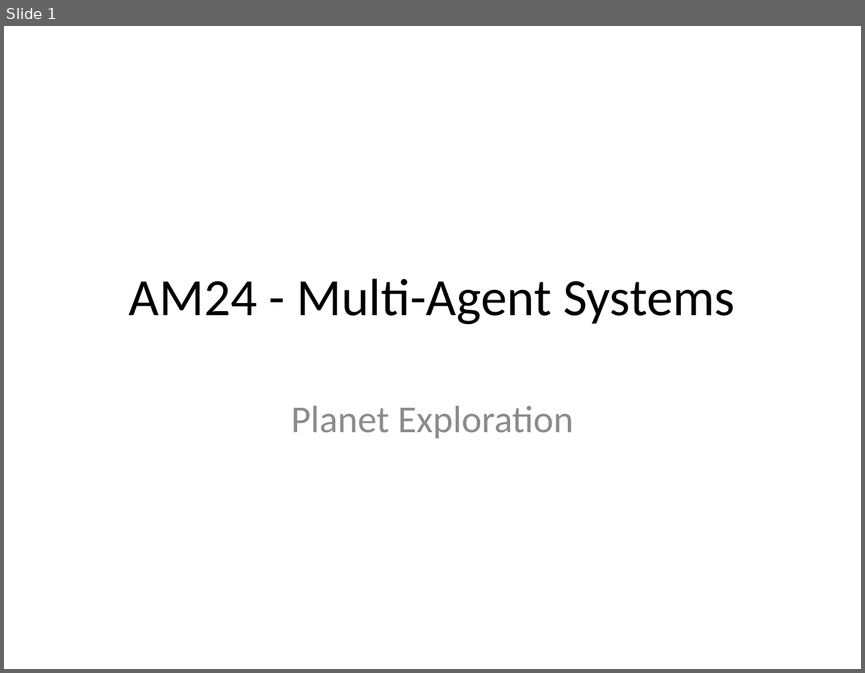
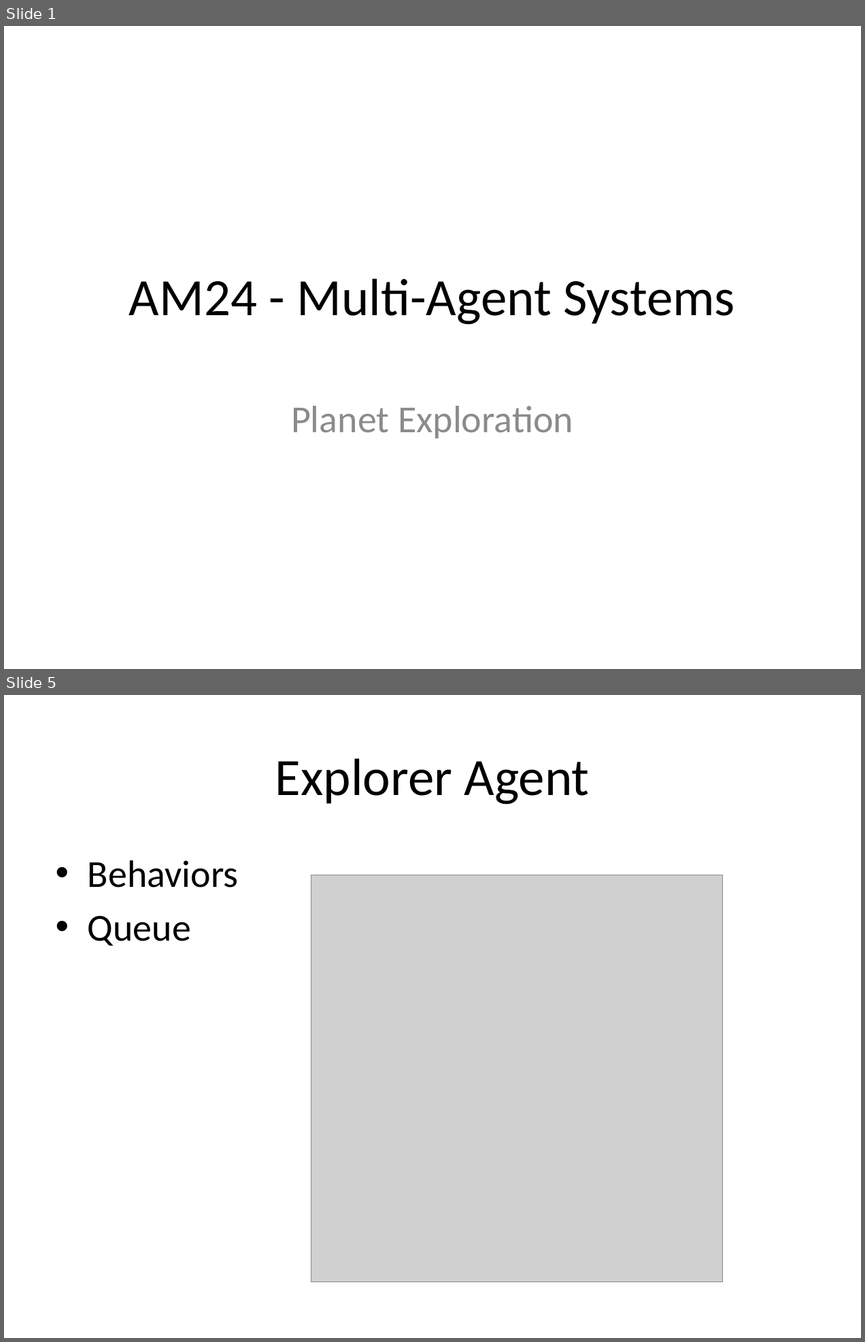
Before and after one commit to isurup/kalle-martin-group, a slide deck: AM24/report and docs/AM24 - presentation.pptx. Shown one above the other, each under a label of ours: slide 1 before the commit, slides 1 and 5 after it; the slides between them are not shown. The pictures are 865x673 and 865x1342 pixels, drawn with LibreOffice and Linux fonts; fonts in the diff are those of the drawing; grey boxes stand for pictures. Boxes give left, top, right and bottom in pixels: in the first picture for what was removed or moved away, otherwise in the second. Text is boxed around its words. In the diff, an @@ line names an element or a change of style, - is before the commit and + after.

```diff
--- a/AM24/report and docs/AM24 - presentation.pptx
+++ b/AM24/report and docs/AM24 - presentation.pptx
@@ slide 5 added at (4,695,861,1338), background #FFFFFF @@
@@ title added at (275,758,589,804), 44 pt, text #000000 @@
+Explorer Agent
@@ text added at (88,860,239,946), 32 pt, text #000000 @@
+• Behaviors
+• Queue
@@ picture added at (311,875,722,1282) @@
```
Also in this commit, not shown: 9 other slides added, 1 slide removed.
